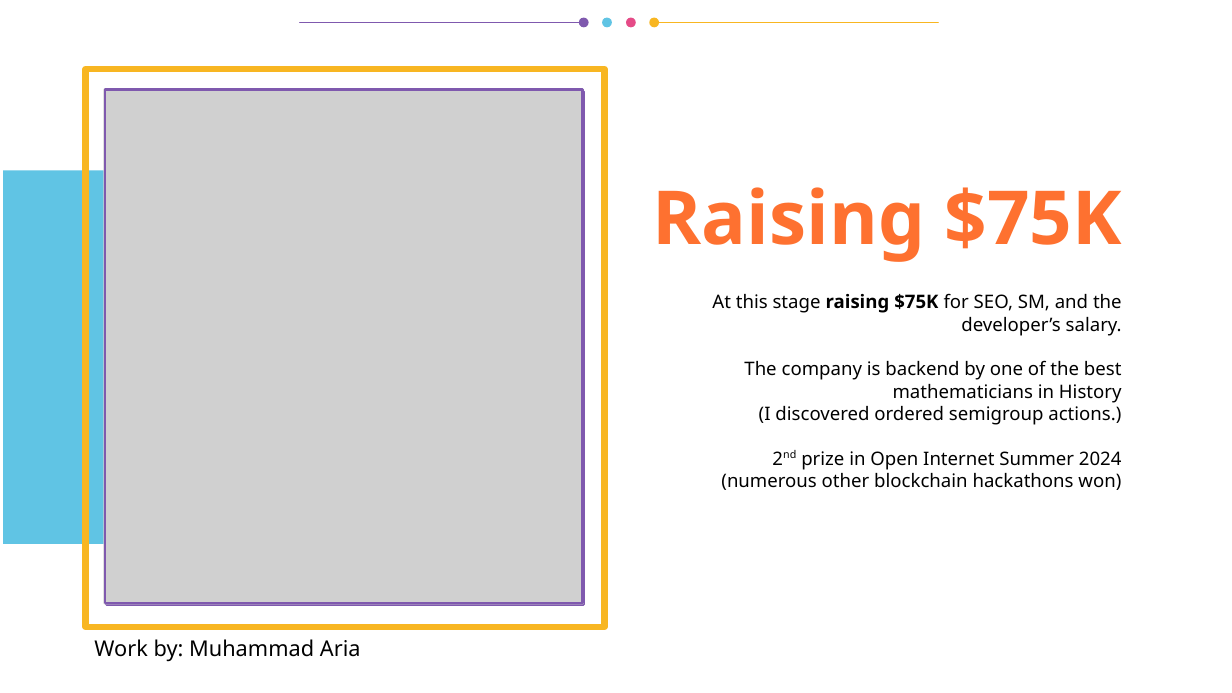
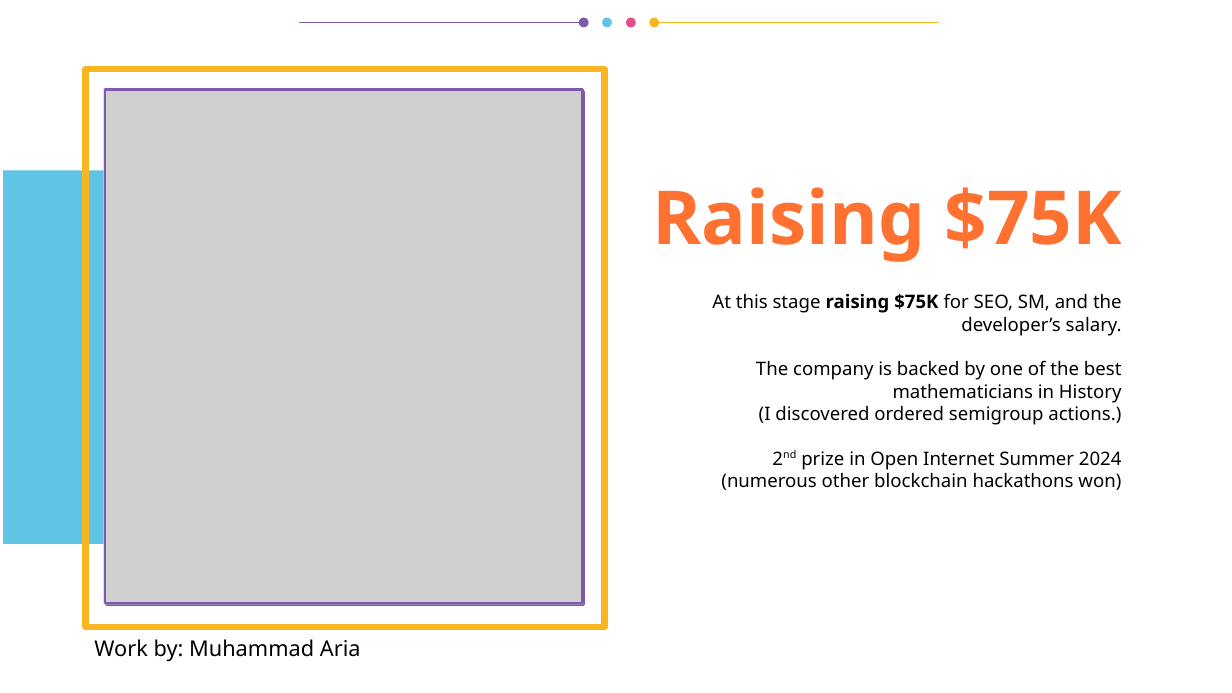
Before and after one commit to vporton/icp-package-manager, a slide deck: slide 15 of docs/presentation.odp. Drawn at 1232x693 pixels with LibreOffice and Linux fonts; fonts in the diff are those of the drawing; grey boxes stand for pictures. Boxes give left, top, right and bottom in pixels: in the first picture for what was removed or moved away, otherwise in the second. Text is boxed around its words. In the diff, an @@ line names an element or a change of style, - is before the commit and + after.

Commit message:
English grammar of pitchdeck

```diff
--- a/docs/presentation.odp
+++ b/docs/presentation.odp
@@ title at [712, 293, 1122, 490]: text changed @@
-At this stage raising $75K for SEO, SM, and the developer’s salary.
-The company is backend by one of the best mathematicians in History
-(I discovered ordered semigroup actions.)
-2nd prize in Open Internet Summer 2024
-(numerous other blockchain hackathons won)
+At this stage raising $75K for SEO, SM, and the developer’s salary.
+The company is backed by one of the best mathematicians in History
+(I discovered ordered semigroup actions.)
+2nd prize in Open Internet Summer 2024
+(numerous other blockchain hackathons won)
```
Also in this commit, not shown: 5 other slides changed.
